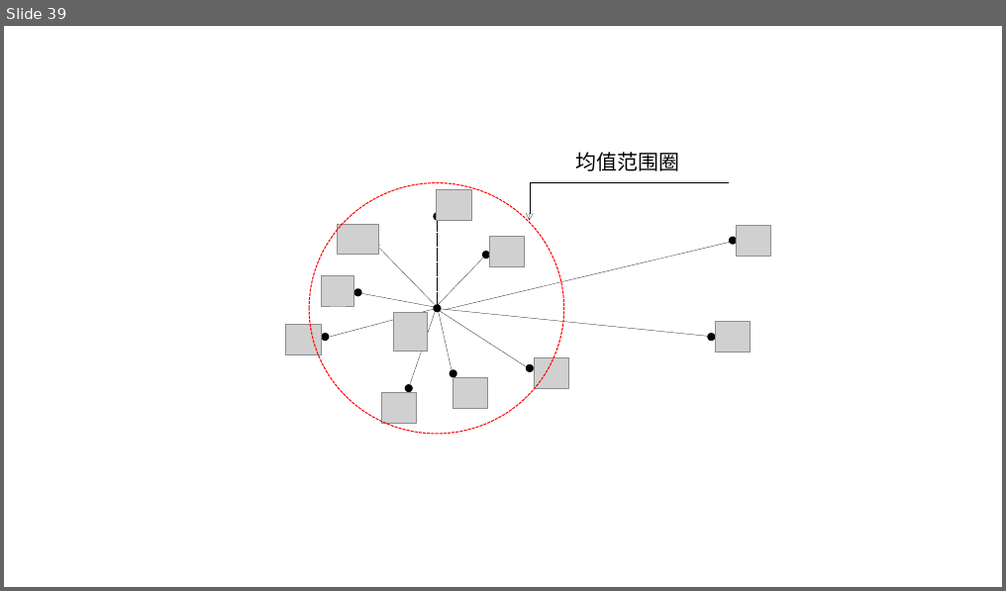
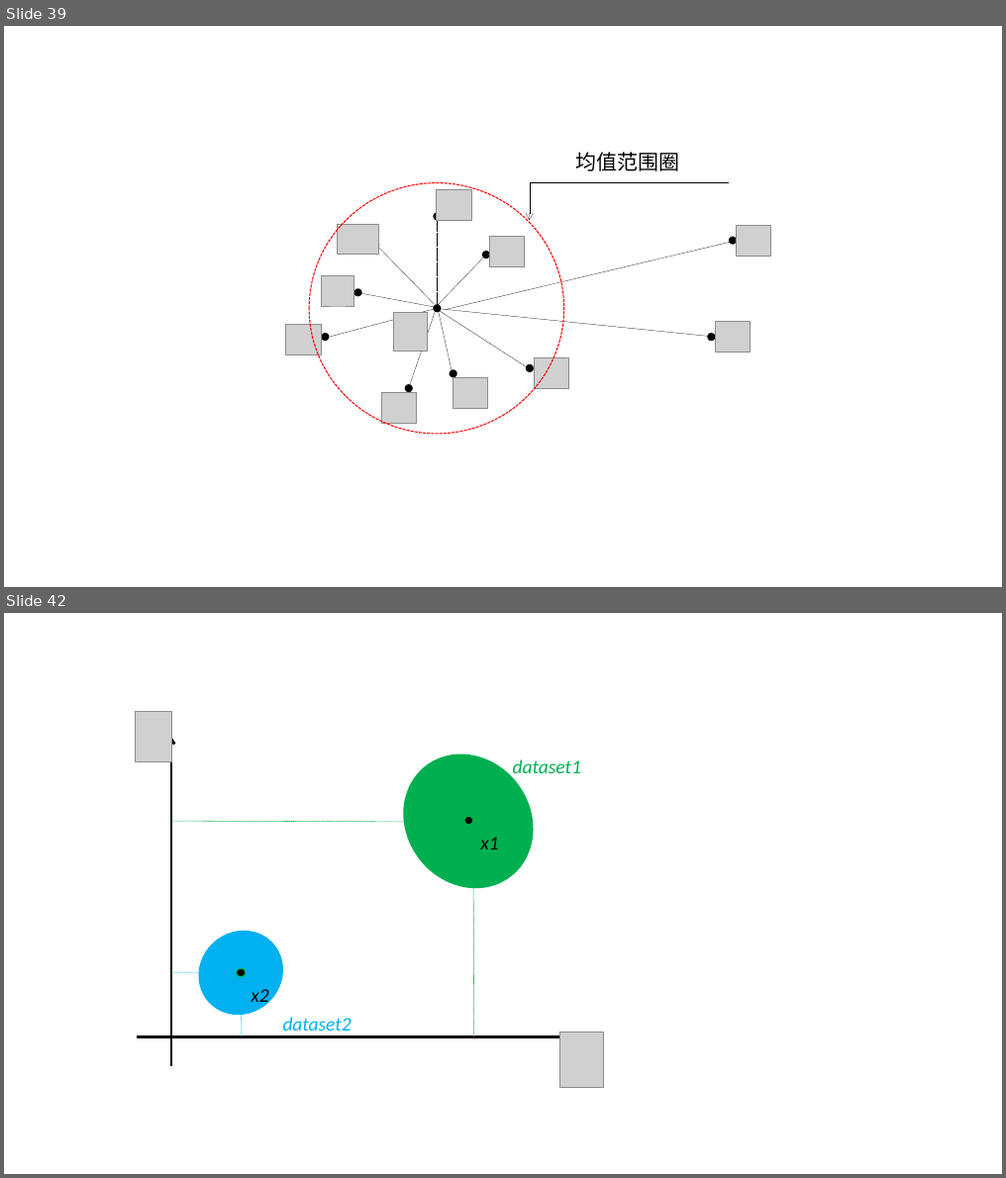
Before and after one commit to shinne/graduation, a slide deck: 毕设论文相关/我的相关/ppt/allPPT.pptx. Shown one above the other, each under a label of ours: slide 39 before the commit, slides 39 and 42 after it; the slides between them are not shown. The pictures are 1006x591 and 1006x1178 pixels, drawn with LibreOffice and Linux fonts; fonts in the diff are those of the drawing; grey boxes stand for pictures. Boxes give left, top, right and bottom in pixels: in the first picture for what was removed or moved away, otherwise in the second. Text is boxed around its words. In the diff, an @@ line names an element or a change of style, - is before the commit and + after.

```diff
--- a/毕设论文相关/我的相关/ppt/allPPT.pptx
+++ b/毕设论文相关/我的相关/ppt/allPPT.pptx
@@ slide 42 added at box(4, 613, 1002, 1174), background #FFFFFF @@
@@ picture added at box(135, 711, 171, 761) @@
@@ arrow added from (171, 1065) to (171, 737), #000000 2.25 pt @@
@@ line added from (458, 822) to (171, 821), #00B050 0.5 pt dashed @@
@@ line added from (474, 1038) to (473, 821), #00B050 0.5 pt dashed @@
@@ group added at box(377, 728, 581, 914): 2 ellipses, 2 texts @@
+dataset1
+x1
@@ ellipse added at box(181, 913, 301, 1033), fill #00B0F0 @@
@@ ellipse added at box(236, 968, 245, 977), fill #000000, outline #00B050 1 pt @@
@@ line added from (235, 972) to (171, 972), #00B0F0 0.5 pt dashed @@
@@ line added from (242, 1038) to (241, 984), #00B0F0 0.5 pt dashed @@
@@ text added at box(251, 989, 268, 1008), 32 pt, text #000000, italic @@
+x2
@@ text added at box(283, 1017, 351, 1037), 32 pt, text #00B0F0, italic @@
+dataset2
@@ arrow added from (137, 1038) to (579, 1038), #000000 2.25 pt @@
@@ picture added at box(560, 1033, 604, 1087) @@
```
Also in this commit, not shown: 2 other slides added, 8 other files.
